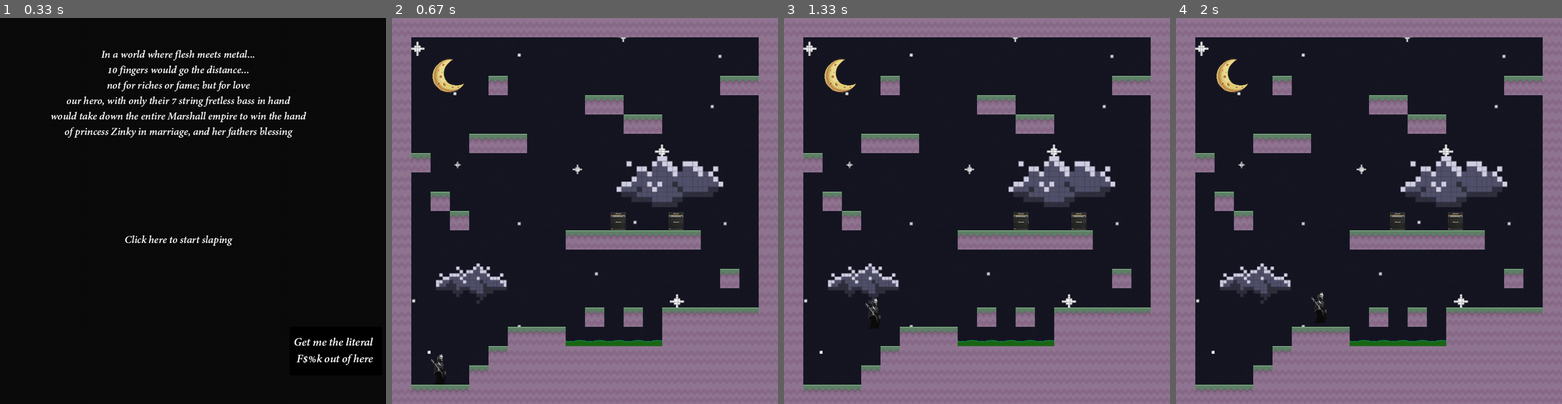
Above: before the commit, frames 1-4 (left to right).
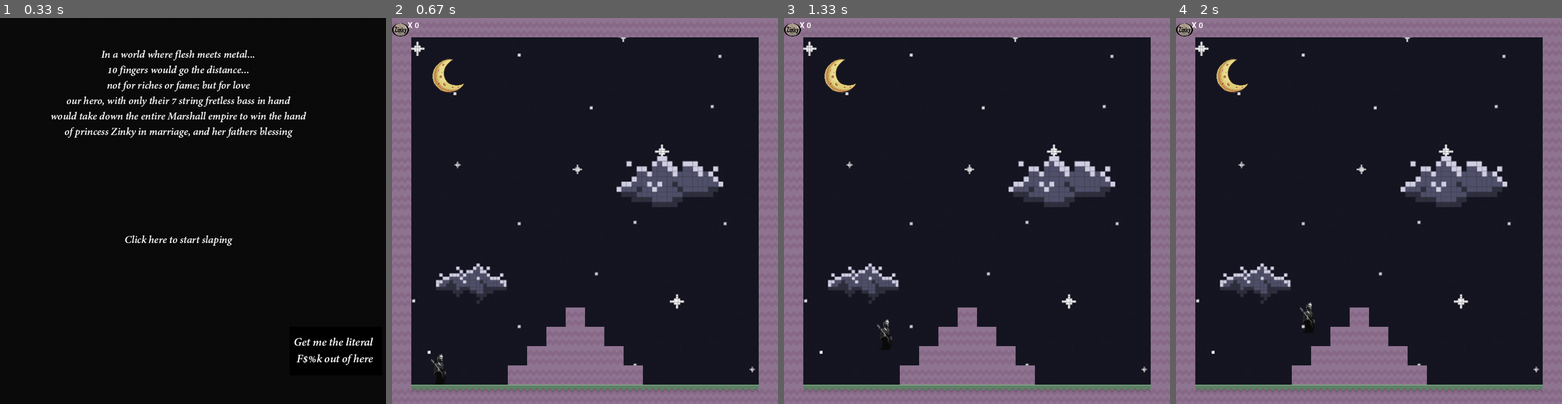
Above: after the commit, the same moments.

Repository: Extassey/Pygame-second-attempt
Game: pygame game, started from Python Projects/app.py
Same seed, same stepped clock (60 frames per second), same inputs: the game is played once before the commit and once after it.
Inputs (mouse positions are in pixels of both pictures, inside the frame that each line leads up to):
- Up to frame 1 (0.33 s): no input
- Up to frame 2 (0.67 s): press the mouse at (569, 226) at 0.37 s; move the mouse to (639, 214) at 0.47 s; release the mouse at (708, 199) at 0.6 s
- Up to frame 3 (1.33 s): hold Space 0.67-1.13 s; hold Right 0.67-1.13 s; move the mouse to (1015, 295) at 0.7 s; tap Space at 1.17 s
- Up to frame 4 (2 s): hold Right 1.5-1.97 s; tap Space at 1.57, 1.87 s

Frame 1 is identical in both runs. In frame 2, 15% of the frame differs, in the area x 0-95%, y 1-97%; in frame 3, 15%; in frame 4, 15%.

Commit message:
Add files via upload

Diff:
--- a/Python Projects/app.py
+++ b/Python Projects/app.py
@@ -1,7 +1,11 @@
 import pygame                                                             # imports the necessary modules
-from pygame.locals import *                                               # I have no idea why this line is here or even if it has to be or not
-
-
+from pygame.locals import *
+from pygame import mixer                                              # I have no idea why this line is here or even if it has to be or not
+import pickle
+from os import path
+
+pygame.mixer.pre_init(44100, -16, 2, 512)
+mixer.init()
 pygame.init()
 
 white = (255,255,255)
@@ -18,12 +22,22 @@
 screen = pygame.display.set_mode((screen_width, screen_height))
 pygame.display.set_caption('platformer')
 
+#define font
+font = pygame.font.SysFont('Bauhaus 93', 70)
+font_score = pygame.font.SysFont('Bauhaus 93', 30)
 
 
 #define game variables
 tile_size = 50
 game_over = 0
 main_menu = True
+level = 1
+max_levels = 7
+score = 0
+
+#define colors
+white = (255,255,255)
+blue = (0, 0, 255)
 
 
 #load images
@@ -33,6 +47,37 @@
 start_img = pygame.image.load('img/start_btn.png')
 exit_img = pygame.image.load('img/exit_btn.png')
 
+#soundtracks
+pygame.mixer.music.load('img/music.wav')
+pygame.mixer.music.play(-1, 0.0, 5000)
+coin_fx = pygame.mixer.Sound('img/coin.wav')
+coin_fx.set_volume(0.5)
+jump_fx = pygame.mixer.Sound('img/jump.wav')
+jump_fx.set_volume(0.5)
+game_over_fx = pygame.mixer.Sound('img/game_over2.wav')
+game_over_fx.set_volume(0.5)
+
+
+def draw_text(text, font, text_col, x, y):
+	img = font.render(text, True, text_col)
+	screen.blit(img, (x,y))
+
+
+#function to reset level
+def reset_level(level):
+	player.reset(100, screen_height - 130)
+	platform_group.empty()
+	blob_group.empty()
+	lava_group.empty()
+	exit_group.empty()
+
+	#load in level and create world
+	if path.exists(f'level{level}_data'):
+		pickle_in = open(f'level{level}_data', 'rb')
+		world_data = pickle.load(pickle_in)
+	world = World(world_data)
+
+	return world
 
 class Button():
 	def __init__(self,x,y, image):
@@ -73,12 +118,14 @@
 		dx = 0
 		dy = 0
 		walk_cooldown = 2
+		col_thresh = 20
 
 		if game_over == 0:
 
 			#get keypresses
 			key = pygame.key.get_pressed()
 			if key[pygame.K_SPACE] and self.jumped == False and self.in_air == False:
+				jump_fx.play()
 				self.vel_y = -15
 				self.jumped = True
 			if key[pygame.K_SPACE] == False:
@@ -138,12 +185,44 @@
 			#check for collision with enemies
 			if pygame.sprite.spritecollide(self, blob_group, False):
 				game_over = -1
+				game_over_fx.play()
 				print(game_over)
 
 			#check for collision with lava
 			if pygame.sprite.spritecollide(self, lava_group, False):
 				game_over = -1
+				game_over_fx.play()
 				print(game_over)
+
+			#check for collision with exit
+			if pygame.sprite.spritecollide(self, exit_group, False):
+				game_over = 1
+				print(game_over)
+
+
+
+			#checl for collision with moving platforms
+			for platform in platform_group:
+				#collision in the x direction
+				if platform.rect.colliderect(self.rect.x + dx, self.rect.y, self.width, self.height):
+					dx = 0
+				#collision in the x direction
+				if platform.rect.colliderect(self.rect.x + dx, self.rect.y + dy, self.width, self.height):
+					#check if below plat
+					if abs((self.rect.top + dy) - platform.rect.bottom) < col_thresh:
+						self.vel_y = 0
+						dy = platform.rect.bottom - self.rect.top
+					#check if above plat
+					elif abs((self.rect.bottom + dy) - platform.rect.top) < col_thresh:
+						self.rect.bottom = platform.rect.top -  1
+						self.in_air = False
+						dy = 0
+					#move sideaways with plat
+					if platform.move_x != 0 :
+						self.rect.x += platform.move_direction
+
+
+
 
 
 
@@ -153,6 +232,7 @@
 
 		elif game_over == -1:
 			self.image = self.dead_image
+			draw_text('GAME OVER!', font, blue, (screen_width // 2) - 200, screen_height // 2)
 			if self.rect.y > 200:
 				self.rect.y -=2
 			if self.rect.x > 600:
@@ -218,9 +298,23 @@
 				if tile == 3:
 					blob = Enemy(col_count * tile_size, row_count * tile_size + 3)
 					blob_group.add(blob)
+				if tile == 4:
+					platform = Platform(col_count * tile_size, row_count * tile_size, 1, 0)
+					platform_group.add(platform)
+				if tile == 5:
+					platform = Platform(col_count * tile_size, row_count * tile_size, 0, 1)
+					platform_group.add(platform)
 				if tile == 6:
 					lava = Lava(col_count * tile_size, row_count * tile_size + (tile_size) // 2)
 					lava_group.add(lava)
+				if tile == 7:
+					coin = Coin(col_count * tile_size + (tile_size // 2), row_count * tile_size + (tile_size // 2))
+					coin_group.add(coin)
+				if tile == 8:
+					exit = Exit(col_count * tile_size, row_count * tile_size - (tile_size // 2))
+					exit_group.add(exit)
+
+
 				col_count += 1
 			row_count += 1
 
@@ -247,6 +341,27 @@
 			self.move_direction *= -1
 			self.move_counter *= -1
 
+class Platform(pygame.sprite.Sprite):
+	def __init__(self, x, y, move_x, move_y):
+		pygame.sprite.Sprite.__init__(self)
+		img = pygame.image.load('img/platform.png')
+		self.image = pygame.transform.scale(img, (tile_size, tile_size // 2))
+		self.rect = self.image.get_rect()
+		self.rect.x = x
+		self.rect.y = y
+		self.move_counter = 0
+		self.move_direction = 1
+		self.move_x = move_x
+		self.move_y = move_y
+
+	def update(self):
+		self.rect.x += self.move_direction * self.move_x
+		self.rect.y += self.move_direction * self.move_y
+		self.move_counter += 1
+		if abs(self.move_counter) > 50:
+			self.move_direction *= -1
+			self.move_counter *= -1
+
 class Lava(pygame.sprite.Sprite):
 	def __init__(self, x, y):
 		pygame.sprite.Sprite.__init__(self)
@@ -256,38 +371,44 @@
 		self.rect.x = x
 		self.rect.y = y
 
-
-
-world_data = [
-[1, 1, 1, 1, 1, 1, 1, 1, 1, 1, 1, 1, 1, 1, 1, 1, 1, 1, 1, 1],
-[1, 0, 0, 0, 0, 0, 0, 0, 0, 0, 0, 0, 0, 0, 0, 0, 0, 0, 0, 1],
-[1, 0, 0, 0, 0, 7, 0, 0, 0, 0, 0, 0, 0, 0, 0, 0, 0, 0, 8, 1],
-[1, 0, 0, 0, 0, 2, 0, 0, 0, 0, 0, 7, 0, 0, 0, 0, 0, 2, 2, 1],
-[1, 0, 0, 0, 0, 0, 0, 0, 0, 0, 2, 2, 0, 7, 0, 5, 0, 0, 0, 1],
-[1, 0, 0, 0, 0, 0, 0, 0, 5, 0, 0, 0, 2, 2, 0, 0, 0, 0, 0, 1],
-[1, 7, 0, 0, 2, 2, 2, 0, 0, 0, 0, 0, 0, 0, 0, 0, 0, 0, 0, 1],
-[1, 2, 0, 0, 0, 0, 0, 0, 0, 0, 0, 0, 0, 0, 0, 0, 0, 0, 0, 1],
-[1, 0, 0, 0, 0, 0, 0, 0, 0, 0, 0, 7, 0, 0, 7, 0, 0, 0, 0, 1],
-[1, 0, 2, 0, 0, 7, 0, 7, 0, 0, 0, 0, 0, 0, 0, 0, 0, 0, 0, 1],
-[1, 0, 0, 2, 0, 0, 4, 0, 0, 0, 0, 3, 0, 0, 3, 0, 0, 0, 0, 1],
-[1, 0, 0, 0, 0, 0, 0, 0, 0, 2, 2, 2, 2, 2, 2, 2, 0, 0, 0, 1],
-[1, 0, 0, 0, 0, 0, 0, 0, 0, 0, 0, 0, 0, 0, 0, 0, 0, 0, 0, 1],
-[1, 0, 0, 0, 0, 0, 0, 0, 0, 0, 7, 0, 7, 0, 0, 0, 0, 2, 0, 1],
-[1, 0, 0, 0, 0, 0, 0, 0, 0, 0, 0, 0, 0, 0, 0, 0, 0, 0, 0, 1],
-[1, 0, 0, 0, 0, 0, 0, 0, 0, 0, 2, 0, 2, 0, 2, 2, 2, 2, 2, 1],
-[1, 0, 0, 0, 0, 0, 2, 2, 2, 6, 6, 6, 6, 6, 1, 1, 1, 1, 1, 1],
-[1, 0, 0, 0, 0, 2, 1, 1, 1, 1, 1, 1, 1, 1, 1, 1, 1, 1, 1, 1],
-[1, 0, 0, 0, 2, 1, 1, 1, 1, 1, 1, 1, 1, 1, 1, 1, 1, 1, 1, 1],
-[1, 2, 2, 2, 1, 1, 1, 1, 1, 1, 1, 1, 1, 1, 1, 1, 1, 1, 1, 1]
-]
+class Coin(pygame.sprite.Sprite):
+	def __init__(self, x, y):
+		pygame.sprite.Sprite.__init__(self)
+		img = pygame.image.load('img/coin.png')
+		self.image = pygame.transform.scale(img, (tile_size // 2 + 35, tile_size // 2 + 20))
+		self.rect = self.image.get_rect()
+		self.rect.center = (x, y)
+
+
+class Exit(pygame.sprite.Sprite):
+	def __init__(self, x, y):
+		pygame.sprite.Sprite.__init__(self)
+		img = pygame.image.load('img/exit.png')
+		self.image = pygame.transform.scale(img, (tile_size, int(tile_size * 1.5)))
+		self.rect = self.image.get_rect()
+		self.rect.x = x
+		self.rect.y = y
+
+
 
 
 
 player = Player(100, screen_height - 130)             # co-ordinates for where the player starts on the screen?
 
 blob_group = pygame.sprite.Group()
+platform_group = pygame.sprite.Group()
 lava_group = pygame.sprite.Group()
-
+exit_group = pygame.sprite.Group()
+coin_group = pygame.sprite.Group()
+
+#create dummy coin
+score_coin = Coin(tile_size // 2, tile_size // 2)
+coin_group.add(score_coin)
+
+#load in level data and create world
+if path.exists(f'level{level}_data'):
+	pickle_in = open(f'level{level}_data', 'rb')
+	world_data = pickle.load(pickle_in)
 world = World(world_data)
 
 #create buttons
@@ -322,20 +443,53 @@
 
 		if game_over == 0:
 			blob_group.update()
+			platform_group.update()
+			#update score
+			#check if a coin has been collected
+			if pygame.sprite.spritecollide(player, coin_group, True):
+				coin_fx.play()
+				score += 1
+
+			draw_text('X ' + str(score), font_score, white, tile_size - 10, 10)
 
 
 		blob_group.draw(screen)
+		platform_group.draw(screen)
 		lava_group.draw(screen)
+		coin_group.draw(screen)
+		exit_group.draw(screen)
 
 		game_over = player.update(game_over)                           # makes player in the foreground vs background I guess
+
+		#if player has died
 
 		if game_over == -1:
 			if restart_button.draw():
-				player.reset(100, screen_height - 130)
+				world_data = []
+				world = reset_level(level)
 				game_over = 0
-
-
-
+				score = 0
+				game_over_fx.stop()
+
+
+		#if player has completed level
+		if game_over == 1:
+			#reset game and go to next level
+			level += 1
+			if level <= max_levels:
+				#reset level
+				world_data = []
+				world = reset_level(level)
+				game_over = 0
+			else:
+				draw_text('YOU WIN!', font, blue, (screen_width // 2) - 140, screen_height // 2)
+				#restart
+				if restart_button.draw():
+					level = 1
+					world_data = []
+					world = reset_level(level)
+					game_over = 0
+					score = 0
 
 
 	for event in pygame.event.get():
--- /dev/null
+++ b/Python Projects/button.py
@@ -0,0 +1,30 @@
+import pygame
+
+#button class
+class Button():
+	def __init__(self, x, y, image, scale):
+		width = image.get_width()
+		height = image.get_height()
+		self.image = pygame.transform.scale(image, (int(width * scale), int(height * scale)))
+		self.rect = self.image.get_rect()
+		self.rect.topleft = (x, y)
+		self.clicked = False
+
+	def draw(self, surface):
+		action = False
+		#get mouse position
+		pos = pygame.mouse.get_pos()
+
+		#check mouseover and clicked conditions
+		if self.rect.collidepoint(pos):
+			if pygame.mouse.get_pressed()[0] == 1 and self.clicked == False:
+				self.clicked = True
+				action = True
+
+		if pygame.mouse.get_pressed()[0] == 0:
+			self.clicked = False
+
+		#draw button on screen
+		surface.blit(self.image, (self.rect.x, self.rect.y))
+
+		return action
--- /dev/null
+++ b/Python Projects/character.py
@@ -0,0 +1,149 @@
+import pygame
+from pygame.locals import *
+
+pygame.init()
+
+screen_width = 1000
+screen_height = 1000
+
+screen = pygame.display.set_mode((screen_width, screen_height))
+pygame.display.set_caption('Platformer')
+
+#define game variables
+tile_size = 50
+
+
+#load images
+sun_img = pygame.image.load('img/sun.png')
+bg_img = pygame.image.load('img/sky.jpg')
+
+
+class Player():
+	def __init__(self, x, y):
+		img = pygame.image.load('img/guy1.png')
+		self.image = pygame.transform.scale(img, (40, 80))
+		self.rect = self.image.get_rect()
+		self.rect.x = x
+		self.rect.y = y
+		self.vel_y = 0
+		self.jumped = False
+
+	def update(self):
+		dx = 0
+		dy = 0
+
+		#get keypresses
+		key = pygame.key.get_pressed()
+		if key[pygame.K_SPACE] and self.jumped == False:
+			self.vel_y = -15
+			self.jumped = True
+		if key[pygame.K_SPACE] == False:
+			self.jumped = False
+		if key[pygame.K_LEFT]:
+			dx -= 5
+		if key[pygame.K_RIGHT]:
+			dx += 5
+
+
+		#add gravity
+		self.vel_y += 1
+		if self.vel_y > 10:
+			self.vel_y = 10
+		dy += self.vel_y
+
+		#check for collision
+
+		#update player coordinates
+		self.rect.x += dx
+		self.rect.y += dy
+
+		if self.rect.bottom > screen_height:
+			self.rect.bottom = screen_height
+			dy = 0
+
+		#draw player onto screen
+		screen.blit(self.image, self.rect)
+
+
+
+
+class World():
+	def __init__(self, data):
+		self.tile_list = []
+
+		#load images
+		dirt_img = pygame.image.load('img/dirt.png')
+		grass_img = pygame.image.load('img/grass.png')
+
+		row_count = 0
+		for row in data:
+			col_count = 0
+			for tile in row:
+				if tile == 1:
+					img = pygame.transform.scale(dirt_img, (tile_size, tile_size))
+					img_rect = img.get_rect()
+					img_rect.x = col_count * tile_size
+					img_rect.y = row_count * tile_size
+					tile = (img, img_rect)
+					self.tile_list.append(tile)
+				if tile == 2:
+					img = pygame.transform.scale(grass_img, (tile_size, tile_size))
+					img_rect = img.get_rect()
+					img_rect.x = col_count * tile_size
+					img_rect.y = row_count * tile_size
+					tile = (img, img_rect)
+					self.tile_list.append(tile)
+				col_count += 1
+			row_count += 1
+
+	def draw(self):
+		for tile in self.tile_list:
+			screen.blit(tile[0], tile[1])
+
+
+
+world_data = [
+[1, 1, 1, 1, 1, 1, 1, 1, 1, 1, 1, 1, 1, 1, 1, 1, 1, 1, 1, 1],
+[1, 0, 0, 0, 0, 0, 0, 0, 0, 0, 0, 0, 0, 0, 0, 0, 0, 0, 0, 1],
+[1, 0, 0, 0, 0, 7, 0, 0, 0, 0, 0, 0, 0, 0, 0, 0, 0, 0, 8, 1],
+[1, 0, 0, 0, 0, 2, 0, 0, 0, 0, 0, 7, 0, 0, 0, 0, 0, 2, 2, 1],
+[1, 0, 0, 0, 0, 0, 0, 0, 0, 0, 2, 2, 0, 7, 0, 5, 0, 0, 0, 1],
+[1, 0, 0, 0, 0, 0, 0, 0, 5, 0, 0, 0, 2, 2, 0, 0, 0, 0, 0, 1],
+[1, 7, 0, 0, 2, 2, 2, 0, 0, 0, 0, 0, 0, 0, 0, 0, 0, 0, 0, 1],
+[1, 2, 0, 0, 0, 0, 0, 0, 0, 0, 0, 0, 0, 0, 0, 0, 0, 0, 0, 1],
+[1, 0, 0, 0, 0, 0, 0, 0, 0, 0, 0, 7, 0, 0, 7, 0, 0, 0, 0, 1],
+[1, 0, 2, 0, 0, 7, 0, 7, 0, 0, 0, 0, 0, 0, 0, 0, 0, 0, 0, 1],
+[1, 0, 0, 2, 0, 0, 4, 0, 0, 0, 0, 3, 0, 0, 3, 0, 0, 0, 0, 1],
+[1, 0, 0, 0, 0, 0, 0, 0, 0, 2, 2, 2, 2, 2, 2, 2, 0, 0, 0, 1],
+[1, 0, 0, 0, 0, 0, 0, 0, 0, 0, 0, 0, 0, 0, 0, 0, 0, 0, 0, 1],
+[1, 0, 0, 0, 0, 0, 0, 0, 0, 0, 7, 0, 7, 0, 0, 0, 0, 2, 0, 1],
+[1, 0, 0, 0, 0, 0, 0, 0, 0, 0, 0, 0, 0, 0, 0, 0, 0, 0, 0, 1],
+[1, 0, 0, 0, 0, 0, 0, 0, 0, 0, 2, 0, 2, 0, 2, 2, 2, 2, 2, 1],
+[1, 0, 0, 0, 0, 0, 2, 2, 2, 6, 6, 6, 6, 6, 1, 1, 1, 1, 1, 1],
+[1, 0, 0, 0, 0, 2, 1, 1, 1, 1, 1, 1, 1, 1, 1, 1, 1, 1, 1, 1],
+[1, 0, 0, 0, 2, 1, 1, 1, 1, 1, 1, 1, 1, 1, 1, 1, 1, 1, 1, 1],
+[1, 2, 2, 2, 1, 1, 1, 1, 1, 1, 1, 1, 1, 1, 1, 1, 1, 1, 1, 1]
+]
+
+
+
+player = Player(100, screen_height - 130)
+world = World(world_data)
+
+run = True
+while run:
+
+	screen.blit(bg_img, (0, 0))
+	screen.blit(sun_img, (100, 100))
+
+	world.draw()
+
+	player.update()
+
+	for event in pygame.event.get():
+		if event.type == pygame.QUIT:
+			run = False
+
+	pygame.display.update()
+
+pygame.quit()
Binary file changed: Python Projects/img/coin.png
Binary file added: Python Projects/img/coin_backup.png
Binary file changed: Python Projects/img/exit.png
Not shown, added: Python Projects/img/coin.wav
Not shown, added: Python Projects/img/coin_backup.wav
Not shown, added: Python Projects/img/game_over.wav
Not shown, added: Python Projects/img/game_over2.wav
Not shown, added: Python Projects/img/game_over3.wav
Not shown, added: Python Projects/img/game_overs.wav
Not shown, added: Python Projects/img/game_won.wav
Not shown, added: Python Projects/img/jump.wav
Not shown, added: Python Projects/img/music.mp3.asd
